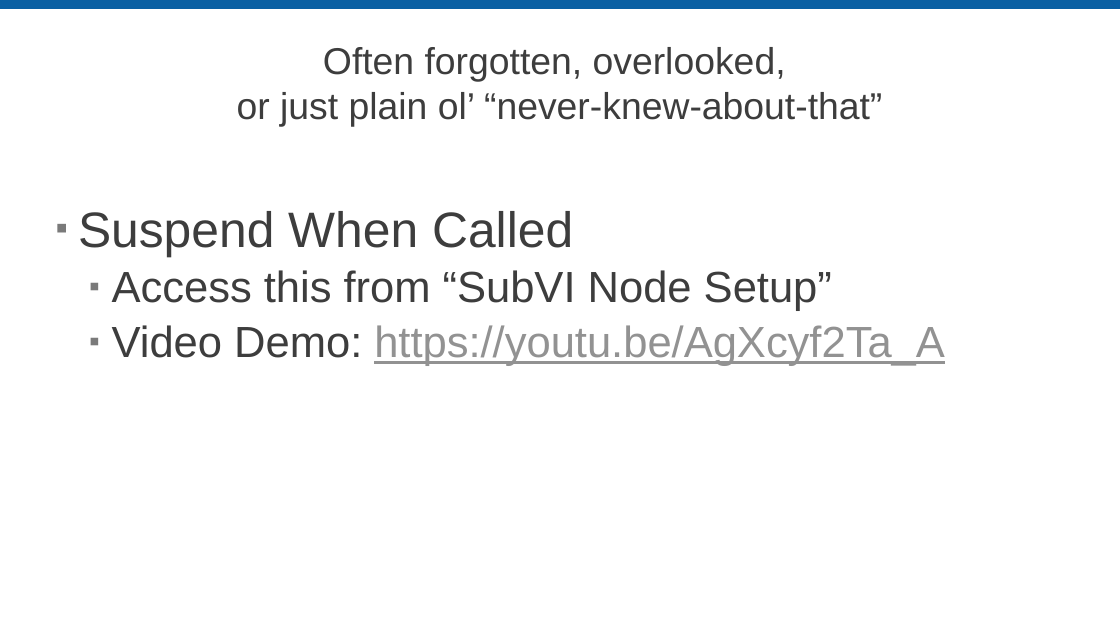
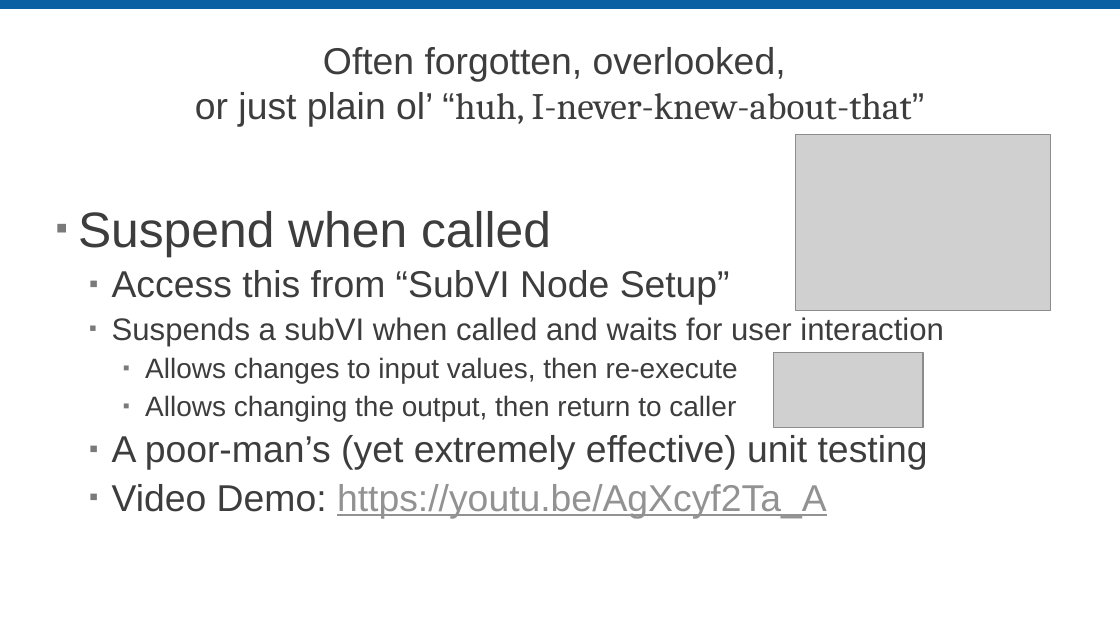
Before and after one commit to sandialabs/LVTM, a slide deck: slide 11 of Documentation/LVTM_NIWeek_2017.pptx (slide 10 before the commit). Drawn at 1120x630 pixels with LibreOffice and Linux fonts; fonts in the diff are those of the drawing; grey boxes stand for pictures; background and template pictures are left out. Boxes give left, top, right and bottom in pixels: in the first picture for what was removed or moved away, otherwise in the second. Text is boxed around its words. In the diff, an @@ line names an element or a change of style, - is before the commit and + after.

```diff
--- a/Documentation/LVTM_NIWeek_2017.pptx
+++ b/Documentation/LVTM_NIWeek_2017.pptx
@@ title at [195, 47, 925, 127]: text changed @@
-Often forgotten, overlooked,
-or just plain ol’ “never-knew-about-that”
+Often forgotten, overlooked,
+or just plain ol’ “huh, I-never-knew-about-that”
@@ picture added at [795, 134, 1051, 311] @@
@@ text at [78, 211, 551, 257]: text changed @@
-▪ Suspend When Called
+▪ Suspend when called
@@ text at [112, 270, 827, 518]: size 28 to 24 pt in "Access this from “SubVI Node Setup”", "Video Demo: https://youtu.be/AgXcyf2Ta_A" @@
@@ text at [112, 317, 944, 470]: paragraphs added @@
+  ▪ Suspends a subVI when called and waits for user interaction
+    ▪ Allows changes to input values, then re-execute
+    ▪ Allows changing the output, then return to caller
+  ▪ A poor-man’s (yet extremely effective) unit testing
@@ picture added at [774, 353, 923, 428] @@
```
Also in this commit, not shown: 4 other slides changed, 9 slides added, 1 slide removed.
